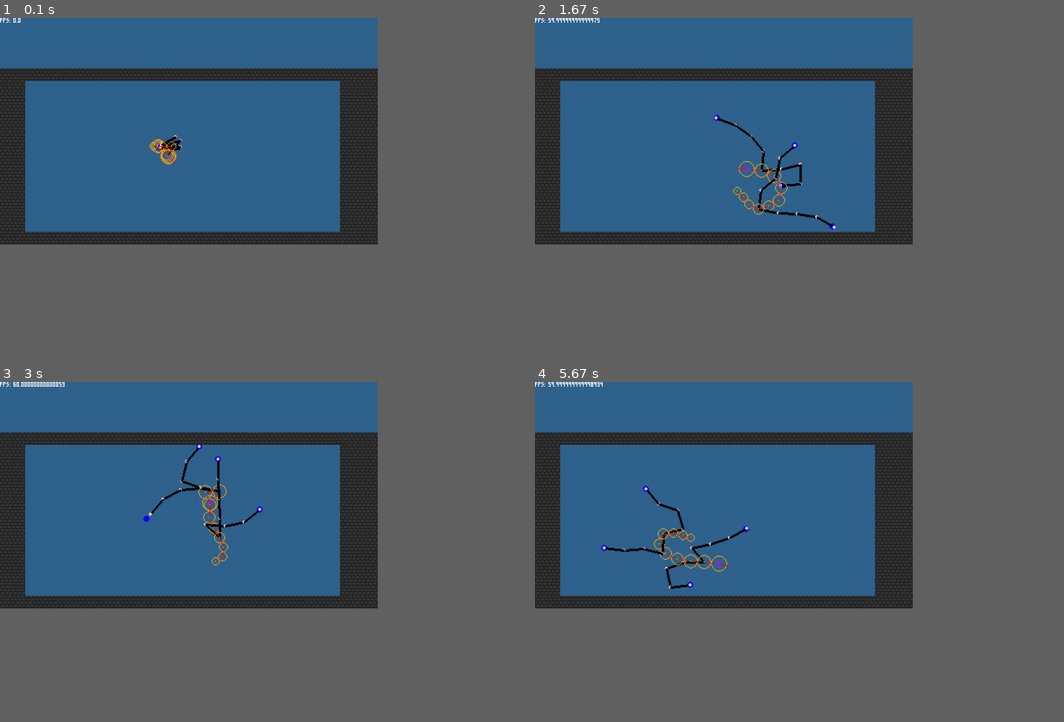
Above: before the commit, frames 1-4 (two rows, left to right).
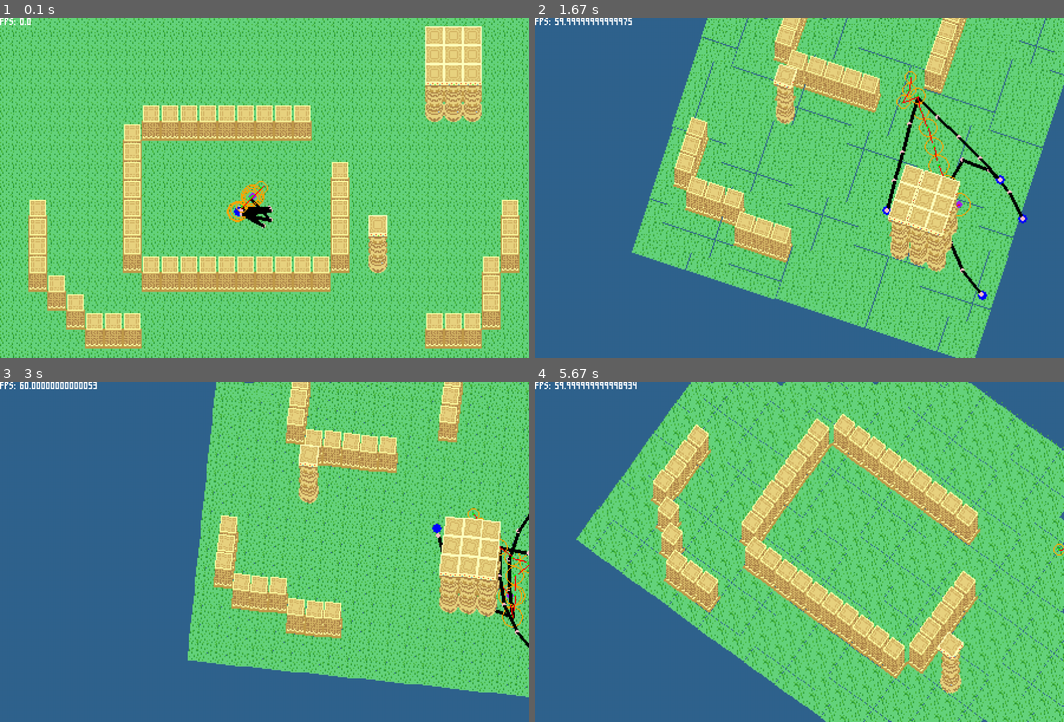
Above: after the commit, the same moments.

Repository: towella/testing-procedural-animation
Game: pygame game, started from code/main.py
Same seed, same stepped clock (60 frames per second), same inputs: the game is played once before the commit and once after it.
Inputs (mouse positions are in pixels of both pictures, inside the frame that each line leads up to):
- Up to frame 1 (0.1 s): no input
- Up to frame 2 (1.67 s): hold Right 0.33-0.8 s; move the mouse to (778, 201) at 0.37 s; hold Right 0.83-1.3 s; move the mouse to (968, 177) at 0.87 s; hold Left from 1.33 s (still down); move the mouse to (672, 191) at 1.37 s
- Up to frame 3 (3 s): release Left at 1.87 s; hold Left 1.9-2.37 s; move the mouse to (100, 501) at 1.93 s; hold Right from 2.4 s (still down); move the mouse to (343, 433) at 2.43 s
- Up to frame 4 (5.67 s): release Right at 3.03 s; hold Left 3.07-3.53 s; hold Right 3.57-4.03 s; hold Right 4.07-4.53 s; hold Left 4.57-5.1 s; hold Left 5.13-5.53 s; hold Right from 5.57 s (still down)
In our replay, the window is 642x385 before the commit and 899x578 after it. These sizes can differ from the game's own. Grey fills any space a smaller window leaves; there, only what the larger window draws over its background counts as a difference.

The runs differ from the first frame. In frame 1, 69% of the frame differs, in the area x 0-100%, y 0-100%; in frame 2, 64%; in frame 3, 60%; in frame 4, 67%.

Commit message:
Sprite Stacking
- Implemented full rotation of player and tiles around a point
- Created voxel models of simple obstacles and non collideable ground tile.
- Implemented basic tile sprite stacking, basic rotation of tile textures (need to implement caching) and y sorting.
- Has messed up pathfinding. Needs to be fixed
- ground texture rotation does not properly cover background. Needs fixing. (?Solved by caching?)

Diff:
--- a/code/game_data.py
+++ b/code/game_data.py
@@ -1,8 +1,8 @@
 tile_size = 16  # keep to prevent errors, even if game doesn't need tiles
-screen_width = 30 * tile_size  # arbitrary
+screen_width = 28 * tile_size  # arbitrary
 screen_height = 18 * tile_size  # arbitrary
 # -------- !!!SCALING FACTOR SHOULD BE A WHOLE NUMBER!!! --------
-scaling_factor = 2  # how much the screen is scaled up before blitting on display.
+scaling_factor = 3  # how much the screen is scaled up before blitting on display.
 
 game_speed = 60  # fps
 
--- a/code/level.py
+++ b/code/level.py
@@ -35,6 +35,9 @@
         self.pause = False
         self.pause_pressed = False
 
+        self.rot_value = 0  # ∆ rotation in deg
+        self.rot_rate = 3  # in deg
+
         dt = 1  # dt starts as 1 because on the first frame we can assume it is 60fps. dt = 1/60 * 60 = 1
 
         # - get level data -
@@ -42,17 +45,17 @@
         self.all_tile_sprites = pygame.sprite.Group()  # contains all tile sprites for ease of updating/scrolling
         self.all_object_sprites = pygame.sprite.Group()
 
-        # get decoration layers
-        '''self.background_layers = []  # ordered list of all background layers (in render order)
+        # get background and foreground layers
+        self.background_layers = []  # ordered list of all background layers (in render order)
         self.foreground_layers = []  # ordered list of all foreground layers (in render order)
         for layer in tmx_data.layernames:
             # layer names is in the same order from the editor so background layers will be stored in correct order and
             # rendered in that order. In order for this to work, folder name must not contain 'background' (use bg instead)
             if 'background' in layer:
-                self.background_layers.append(self.create_decoration_layer(tmx_data, layer))
+                self.background_layers.append(self.create_tile_layer(tmx_data, layer, "CollideableTile"))
             # see commenting for self.background_layers
             elif 'foreground' in layer:
-                self.foreground_layers.append(self.create_decoration_layer(tmx_data, layer))'''
+                self.foreground_layers.append(self.create_tile_layer(tmx_data, layer, "CollideableTile"))
 
         # get objects
         #self.transitions = self.create_object_layer(tmx_data, 'transitions', 'Trigger')
@@ -86,7 +89,7 @@
 
     # creates all the neccessary types of tiles seperately and places them in individual layer groups
     def create_tile_layer(self, tmx_file, layer_name, type):
-        sprite_group = pygame.sprite.Group()
+        sprite_group = []
         layer = tmx_file.get_layer_by_name(layer_name)
         tiles = layer.tiles()
         parallax = (layer.parallaxx, layer.parallaxy)
@@ -95,20 +98,20 @@
             # gets layer from tmx and creates StaticTile for every tile in the layer, putting them in both SpriteGroups
             for x, y, surface in tiles:
                 tile = StaticTile((x * tile_size, y * tile_size), (tile_size, tile_size), parallax, surface)
-                sprite_group.add(tile)
+                sprite_group.append(tile)
                 self.all_tile_sprites.add(tile)
 
         elif type == 'CollideableTile':
             for x, y, surface in tiles:
                 tile = CollideableTile((x * tile_size, y * tile_size), (tile_size, tile_size), parallax, surface)
-                sprite_group.add(tile)
+                sprite_group.append(tile)
                 self.all_tile_sprites.add(tile)
 
         elif type == 'HazardTile':
             for x, y, surface in tiles:
                 tile = HazardTile((x * tile_size, y * tile_size), (tile_size, tile_size), parallax, surface,
                                   self.player.sprite)
-                sprite_group.add(tile)
+                sprite_group.append(tile)
                 self.all_tile_sprites.add(tile)
 
         else:
@@ -203,6 +206,7 @@
 # -- check methods --
 
     def get_input(self):
+        rot_value = 0
         keys = pygame.key.get_pressed()
 
         # pause pressed prevents holding key and rapidly switching between T and F
@@ -214,12 +218,19 @@
         else:
             self.pause_pressed = False
 
+        # world rotation
+        if keys[pygame.K_LEFT]:
+            rot_value -= self.rot_rate
+        if keys[pygame.K_RIGHT]:
+            rot_value += self.rot_rate
 
         # TODO testing, remove
         if (keys[pygame.K_z] and keys[pygame.K_LSHIFT]) or self.get_controller_input('dev off'):
             self.dev_debug = False
         elif keys[pygame.K_z] or self.get_controller_input('dev on'):
             self.dev_debug = True
+
+        return rot_value
 
     # checks controller inputs and returns true or false based on passed check
     def get_controller_input(self, input_check):
@@ -236,16 +247,15 @@
                 return True
         return False
 
-# -- visual --
+# -- utilities --
 
     # draw tiles in tile group but only if in camera view (in tile.draw method)
-    def draw_tile_group(self, group):
-        for tile in group:
+    def draw_tile_layer(self, layer):
+        layer.sort(key=lambda t: t.pos[1])  # sort layer based on y position of tiles
+        # render layer
+        for tile in layer:
             # render tile
             tile.draw(self.screen_surface, self.screen_rect)
-            # TODO testing, remove
-            if self.dev_debug:
-                pygame.draw.rect(self.screen_surface, 'green', tile.hitbox, 1)
 
 # -- menus --
 
@@ -265,11 +275,12 @@
     # updates the level allowing tile scroll and displaying tiles to screen
     # order is equivalent of layers
     def update(self, dt):
+        player = self.player.sprite
         # #### INPUT > GAME(checks THEN UPDATE) > RENDER ####
         # checks deal with previous frames interactions. Update creates interactions for this frame which is then diplayed
 
         # -- INPUT --
-        self.get_input()
+        rot_value = self.get_input()
 
         # -- CHECKS (For the previous frame)  --
         if not self.pause:
@@ -290,23 +301,21 @@
             '''if player.get_respawn():
                 self.camera.focus(True)'''
 
-            # checks which collideable tiles are in screen view.
-            # TODO in function? More tile layers included? Use for tile rendering? IF ADD MORE LAYERS, CHANGE PLAYER TILES COLLISION LAYER
-            '''self.tiles_in_screen = []
-            for tile in self.collideable:
-                if tile.hitbox.colliderect(self.screen_rect):
-                    self.tiles_in_screen.append(tile)'''
-
         # -- UPDATES -- player needs to be before tiles for scroll to function properly
-            self.player.update(self.collideable, dt)  #, self.tiles_in_screen, scroll_value, self.player_spawn)
-            #self.all_sprites.update(scroll_value)'''
+            self.player.update(self.collideable, rot_value, dt)  #, self.tiles_in_screen, scroll_value, self.player_spawn)
+            scroll_value = (0, 0)  # TODO implement
+            self.all_tile_sprites.update(scroll_value, rot_value, player.get_head().get_pos())
 
         # -- RENDER --
+        #tiles_in_screen.sort(key=lambda t: t.pos[1])
+
         # Draw
-        self.player.sprite.draw()
-        if not self.dev_debug:
-            self.draw_tile_group(self.collideable)
-        #self.draw_tile_group(self.hazards)
+        for layer in self.background_layers:
+            self.draw_tile_layer(layer)
+        player.draw()
+        self.draw_tile_layer(self.collideable)
+        for layer in self.foreground_layers:
+            self.draw_tile_layer(layer)
 
         # must be after other renders to ensure menu is drawn last
         if self.pause:
@@ -319,6 +328,6 @@
                 pygame.draw.rect(self.screen_surface, 'green', tile.hitbox, 1)
                 pygame.draw.circle(self.screen_surface, 'green', tile.hitbox.center, tile.radius, 1)
             # TODO testing
-            for point in self.player.sprite.brain.path:
+            for point in player.brain.path:
                 pygame.draw.circle(self.screen_surface, 'green', point, 2)
-            pygame.draw.circle(self.screen_surface, 'pink', self.player.sprite.brain.target, 2)
+            pygame.draw.circle(self.screen_surface, 'pink', player.brain.target, 2)
--- a/code/player.py
+++ b/code/player.py
@@ -1,7 +1,7 @@
 import pygame, math
 from random import randint
 from game_data import tile_size, controller_map, screen_width, screen_height
-from support import get_angle_rad, get_angle_deg, get_distance, lerp2D
+from support import get_angle_rad, rotate_point_deg, get_distance, lerp2D
 
 
 # SET UP FOR PLATFORMER SINCE PLATFORMERS ARE HARDER TO CREATE A PLAYER FOR
@@ -160,12 +160,38 @@
         else:
             self.fabrik_forwards(target)
 
+    def apply_rotation(self, rot_value):
+        # only rotate if required
+        if rot_value != 0:
+            origin = self.head.get_pos()
+
+            # rotate target
+            self.brain.target = rotate_point_deg(self.brain.target, origin, rot_value)
+
+            # rotate pathfinding
+            path = self.brain.path
+            for node in range(len(path)):
+                path[node] = rotate_point_deg(path[node], origin, rot_value)
+
+            # rotate body segments and their legs
+            for i in range(len(self.segments)):
+                self.segments[i].set_pos(rotate_point_deg(self.segments[i].get_pos(), origin, rot_value))
+                # if has legs, rotate legs
+                if self.segments[i].has_legs:
+                    for legpair in self.segments[i].legs:
+                        for foot in range(len(legpair.feet)):
+                            legpair.feet[foot] = rotate_point_deg(legpair.feet[foot], origin, rot_value)
+                        for appendage in legpair.legs:
+                            appendage.target = rotate_point_deg(appendage.target, origin, rot_value)
+                            for joint in range(len(appendage.joints)):
+                                appendage.joints[joint] = rotate_point_deg(appendage.joints[joint], origin, rot_value)
+
     def apply_scroll(self, scroll_value):
         self.rect.x -= int(scroll_value[1])
         self.rect.y -= int(scroll_value[0])
         self.sync_hitbox()
 
-    def update(self, tiles, dt): #, scroll_value, current_spawn):
+    def update(self, tiles, rot_value, dt):  #, scroll_value, current_spawn):
 
         # respawns player if respawn has been evoked
         #if self.respawn:
@@ -175,6 +201,7 @@
         #self.get_input(dt, tiles)
 
         # -- CHECKS/UPDATE --
+
         # - update brain -
         self.brain.update(tiles)
         target = self.brain.get_target()
@@ -193,7 +220,9 @@
             else:
                 self.segments[i].update(tiles, angle)
 
-        # scroll shouldn't have collision applied, it is separate movement
+        # - update world -
+        # scroll and rotation shouldn't have collision applied, it is separate movement
+        self.apply_rotation(rot_value)
         #self.apply_scroll(scroll_value)
 
 # -- visual methods --
@@ -700,7 +729,7 @@
         # -- pathfinding --
         self.target = self.head.get_pos()
         self.path = [self.head.get_pos()]  # start path as current position (no target yet defined). Len must be > 0
-        self.path_precision = 15  # 15 !!!!! should be less than tile size !!!!!
+        self.path_precision = 14  # 15 !!!!! diagonal should be less than tile size !!!!!
 
     # -- calculate propeties --
 
--- a/code/support.py
+++ b/code/support.py
@@ -82,8 +82,25 @@
 
     return cut_tiles
 
-
 # ------------------ PROCEDURAL GRAPHICS ------------------
+
+
+def cut_sprite_stack(surface, dim):
+    layer_num = int(surface.get_height() / dim[1])
+
+    cut_layers = []
+    # keeps track of different segments of tilesheet
+    for layer in range(layer_num):
+        # x and y coords on layer img
+        x = 0
+        y = layer * dim[1]
+        # makes new surface and places segment of sheet (tile) on new surface
+        new_surf = crop(surface, x, y, dim[0], dim[1])
+        cut_layers.append(new_surf)
+
+    cut_layers.reverse()  # layers are in reverse on sprite stack sheet
+    return cut_layers
+
 
 def swap_colour(img, old_c, new_c):
     img.set_colorkey(old_c)
@@ -164,6 +181,15 @@
     return math.sqrt(x**2 + y**2)
 
 
+def rotate_point_deg(point, origin, angle):
+    rot = math.radians(angle)
+    pos = [point[0] - origin[0], point[1] - origin[1]]  # relative coordinates
+    pos = [pos[0] * math.cos(rot) - pos[1] * math.sin(rot),  # rotate
+           pos[1] * math.cos(rot) + pos[0] * math.sin(rot)]
+    pos = [pos[0] + origin[0], pos[1] + origin[1]]  # cartesian coordinates
+    return pos
+
+
 # crops a surface out of a larger surface (usefull for images)
 def crop(surf, x, y, x_size, y_size):
     handle_surf = surf.copy()
--- a/code/tiles.py
+++ b/code/tiles.py
@@ -1,18 +1,17 @@
 import pygame
-from support import import_folder
+from support import import_folder, cut_sprite_stack, rotate_point_deg
 
 
 # base tile class with block fill image and normal surface support (also used for images, i.e, one big tile)
 class StaticTile(pygame.sprite.Sprite):
     def __init__(self, pos, size, parallax, image_surface=None):
         super().__init__()
-        self.original_pos = pos
         if image_surface:
-            self.image = image_surface
+            self.images = [image_surface]
         else:
-            self.image = pygame.Surface((size[0], size[1]))  # creates tile
-            self.image.fill('grey')  # makes tile grey
-        self.rect = self.image.get_rect(topleft=pos)  # postions the rect and image
+            self.images = [pygame.Surface((size[0], size[1]))]  # creates tile
+            self.images[0].fill('grey')  # makes tile grey
+        self.rect = self.images[0].get_rect(topleft=pos)  # postions the rect and image
         self.parallax = parallax
         self.screen_width = pygame.display.Info().current_w
         self.screen_height = pygame.display.Info().current_h
@@ -26,34 +25,61 @@
             self.rect.x -= int(scroll_value[0])
             self.rect.y -= int(scroll_value[1])
 
+    def apply_rotation(self, rot_value, origin):
+        self.rect.centerx, self.rect.centery = rotate_point_deg(self.rect.center, origin, rot_value)
+        for img in range(len(self.images)):
+            self.images[img] = pygame.transform.rotate(self.images[img], rot_value)
+
     # scroll is separate to update, giving control to children of Tile class to override update
-    def update(self, scroll_value, use_parallax=False):
+    def update(self, scroll_value, rot_value, origin=(0, 0), use_parallax=False):
         self.apply_scroll(scroll_value, use_parallax)
+        if rot_value != 0:
+            self.apply_rotation(rot_value, origin)
 
     def draw(self, screen, screen_rect):
         # if the tile is within the screen, render tile
         if self.rect.colliderect(screen_rect):
-            screen.blit(self.image, self.rect)
+            screen.blit(self.images[0], self.rect)
 
 
 # terrain tile type, inherits from main tile and can be assigned an image
 class CollideableTile(StaticTile):
     def __init__(self, pos, size, parallax, surface):
         super().__init__(pos, size, parallax)  # passing in variables to parent class
-        self.image = surface  # image is passed tile surface
-        self.hitbox = self.image.get_rect()
+        self.images = cut_sprite_stack(surface, size)  # image is passed tile surface
+        self.hitbox = self.images[0].get_rect()  # TODO fix hitboxing for spritestacked tiles
         self.hitbox.topleft = pos
+        self.pos = [pos[0], pos[1]]  # used rather than rect so can use floats for precision
         self.radius = self.hitbox.width // 2  # assumes hitbox is square
+        self.rot = 0
 
     # allows all tiles to scroll at a set speed creating camera illusion
     def apply_scroll(self, scroll_value, use_parallax=False):
         if use_parallax:
-            self.rect.x -= int(scroll_value[0] * self.parallax[0])
-            self.rect.y -= int(scroll_value[1] * self.parallax[1])
+            self.pos[0] -= int(scroll_value[0] * self.parallax[0])
+            self.pos[1] -= int(scroll_value[1] * self.parallax[1])
         else:
-            self.rect.x -= int(scroll_value[0])
-            self.rect.y -= int(scroll_value[1])
-        self.hitbox.midbottom = self.rect.midbottom
+            self.pos[0] -= int(scroll_value[0])
+            self.pos[1] -= int(scroll_value[1])
+        self.hitbox.center = self.pos
+
+    def apply_rotation(self, rot_value, origin):
+        self.pos = rotate_point_deg(self.pos, origin, rot_value)
+        self.rot -= rot_value
+        self.hitbox.center = self.pos
+
+    # scroll is separate to update, giving control to children of Tile class to override update
+    def update(self, scroll_value, rot_value, origin=(0, 0), use_parallax=False):
+        self.apply_scroll(scroll_value, use_parallax)
+        if rot_value != 0:
+            self.apply_rotation(rot_value, origin)
+
+    def draw(self, screen, screen_rect):
+        if self.hitbox.colliderect(screen_rect):
+            # stack images
+            for img in range(len(self.images)):
+                surf = pygame.transform.rotate(self.images[img], self.rot)
+                screen.blit(surf, (self.pos[0] - surf.get_width()//2, self.pos[1] - surf.get_height()//2 - img))
 
 
 class HazardTile(CollideableTile):
--- a/rooms/tiled_rooms/room_0.tmx
+++ b/rooms/tiled_rooms/room_0.tmx
@@ -1,6 +1,7 @@
 <?xml version="1.0" encoding="UTF-8"?>
-<map version="1.9" tiledversion="1.9.0" orientation="orthogonal" renderorder="right-down" width="30" height="19" tilewidth="16" tileheight="16" infinite="0" nextlayerid="5" nextobjectid="3">
+<map version="1.9" tiledversion="1.9.0" orientation="orthogonal" renderorder="right-down" width="30" height="19" tilewidth="16" tileheight="16" infinite="0" nextlayerid="6" nextobjectid="3">
  <tileset firstgid="1" source="../../assets/level_assets/tiles/tile_set_template/tile_set_template.tsx"/>
+ <tileset firstgid="101" source="../tiled_tilesets/sprite stack test.tsx"/>
  <group id="3" name="systems">
   <objectgroup id="2" name="spawns">
    <object id="2" template="../tiled_templates/Spawn.tx" name="initial" class="Spawn" x="202" y="164">
@@ -11,27 +12,50 @@
   </objectgroup>
  </group>
  <group id="4" name="visuals">
+  <layer id="5" name="ground (background)" class="CollideableTile" width="30" height="19">
+   <data encoding="csv">
+102,102,102,102,102,102,102,102,102,102,102,102,102,102,102,102,102,102,102,102,102,102,102,102,102,102,102,102,102,102,
+102,102,102,102,102,102,102,102,102,102,102,102,102,102,102,102,102,102,102,102,102,102,102,102,102,102,102,102,102,102,
+102,102,102,102,102,102,102,102,102,102,102,102,102,102,102,102,102,102,102,102,102,102,102,102,102,102,102,102,102,102,
+102,102,102,102,102,102,102,102,102,102,102,102,102,102,102,102,102,102,102,102,102,102,102,102,102,102,102,102,102,102,
+102,102,102,102,102,102,102,102,102,102,102,102,102,102,102,102,102,102,102,102,102,102,102,102,102,102,102,102,102,102,
+102,102,102,102,102,102,102,102,102,102,102,102,102,102,102,102,102,102,102,102,102,102,102,102,102,102,102,102,102,102,
+102,102,102,102,102,102,102,102,102,102,102,102,102,102,102,102,102,102,102,102,102,102,102,102,102,102,102,102,102,102,
+102,102,102,102,102,102,102,102,102,102,102,102,102,102,102,102,102,102,102,102,102,102,102,102,102,102,102,102,102,102,
+102,102,102,102,102,102,102,102,102,102,102,102,102,102,102,102,102,102,102,102,102,102,102,102,102,102,102,102,102,102,
+102,102,102,102,102,102,102,102,102,102,102,102,102,102,102,102,102,102,102,102,102,102,102,102,102,102,102,102,102,102,
+102,102,102,102,102,102,102,102,102,102,102,102,102,102,102,102,102,102,102,102,102,102,102,102,102,102,102,102,102,102,
+102,102,102,102,102,102,102,102,102,102,102,102,102,102,102,102,102,102,102,102,102,102,102,102,102,102,102,102,102,102,
+102,102,102,102,102,102,102,102,102,102,102,102,102,102,102,102,102,102,102,102,102,102,102,102,102,102,102,102,102,102,
+102,102,102,102,102,102,102,102,102,102,102,102,102,102,102,102,102,102,102,102,102,102,102,102,102,102,102,102,102,102,
+102,102,102,102,102,102,102,102,102,102,102,102,102,102,102,102,102,102,102,102,102,102,102,102,102,102,102,102,102,102,
+102,102,102,102,102,102,102,102,102,102,102,102,102,102,102,102,102,102,102,102,102,102,102,102,102,102,102,102,102,102,
+102,102,102,102,102,102,102,102,102,102,102,102,102,102,102,102,102,102,102,102,102,102,102,102,102,102,102,102,102,102,
+102,102,102,102,102,102,102,102,102,102,102,102,102,102,102,102,102,102,102,102,102,102,102,102,102,102,102,102,102,102,
+102,102,102,102,102,102,102,102,102,102,102,102,102,102,102,102,102,102,102,102,102,102,102,102,102,102,102,102,102,102
+</data>
+  </layer>
   <layer id="1" name="collideable" class="CollideableTile" width="30" height="19">
    <data encoding="csv">
 0,0,0,0,0,0,0,0,0,0,0,0,0,0,0,0,0,0,0,0,0,0,0,0,0,0,0,0,0,0,
 0,0,0,0,0,0,0,0,0,0,0,0,0,0,0,0,0,0,0,0,0,0,0,0,0,0,0,0,0,0,
 0,0,0,0,0,0,0,0,0,0,0,0,0,0,0,0,0,0,0,0,0,0,0,0,0,0,0,0,0,0,
-0,0,0,0,0,0,0,0,0,0,0,0,0,0,0,0,0,0,0,0,0,0,0,0,0,0,0,0,0,0,
-62,62,62,62,62,62,62,62,62,62,62,62,62,62,62,62,62,62,62,62,62,62,62,62,62,62,62,62,62,62,
-62,62,0,0,0,0,0,0,0,0,0,0,0,0,0,0,0,0,0,0,0,0,0,0,0,0,0,62,62,62,
-62,62,0,0,0,0,0,0,0,0,0,0,0,0,0,0,0,0,0,0,0,0,0,0,0,0,0,62,62,62,
-62,62,0,0,0,0,0,0,0,0,0,0,0,0,0,0,0,0,0,0,0,0,0,0,0,0,0,62,62,62,
-62,62,0,0,0,0,0,0,0,0,0,0,0,0,0,0,0,0,0,0,0,0,0,0,0,0,0,62,62,62,
-62,62,0,0,0,0,0,0,0,0,0,0,0,0,0,0,0,0,0,0,0,0,0,0,0,0,0,62,62,62,
-62,62,0,0,0,0,0,0,0,0,0,0,0,0,0,0,0,0,0,0,0,0,0,0,0,0,0,62,62,62,
-62,62,0,0,0,0,0,0,0,0,0,0,0,0,0,0,0,0,0,0,0,0,0,0,0,0,0,62,62,62,
-62,62,0,0,0,0,0,0,0,0,0,0,0,0,0,0,0,0,0,0,0,0,0,0,0,0,0,62,62,62,
-62,62,0,0,0,0,0,0,0,0,0,0,0,0,0,0,0,0,0,0,0,0,0,0,0,0,0,62,62,62,
-62,62,0,0,0,0,0,0,0,0,0,0,0,0,0,0,0,0,0,0,0,0,0,0,0,0,0,62,62,62,
-62,62,0,0,0,0,0,0,0,0,0,0,0,0,0,0,0,0,0,0,0,0,0,0,0,0,0,62,62,62,
-62,62,0,0,0,0,0,0,0,0,0,0,0,0,0,0,0,0,0,0,0,0,0,0,0,0,0,62,62,62,
-62,62,62,62,62,62,62,62,62,62,62,62,62,62,62,62,62,62,62,62,62,62,62,62,62,62,62,62,62,62,
-62,62,62,62,62,62,62,62,62,62,62,62,62,62,62,62,62,62,62,62,62,62,62,62,62,62,62,62,62,62
+0,0,0,0,0,0,0,0,0,0,0,0,0,0,0,0,0,0,0,0,0,0,0,103,103,103,0,0,0,0,
+0,0,0,0,0,0,0,0,0,0,0,0,0,0,0,0,0,0,0,0,0,0,0,103,103,103,0,0,0,0,
+0,0,0,0,0,0,0,0,0,0,0,0,0,0,0,0,0,0,0,0,0,0,0,103,103,103,0,0,0,0,
+0,0,0,0,0,0,0,0,2147483749,2147483749,2147483749,2147483749,2147483749,2147483749,2147483749,2147483749,2147483749,0,0,0,0,0,0,0,0,0,0,0,0,0,
+0,0,0,0,0,0,0,2147483749,0,0,0,0,0,0,0,0,0,0,0,0,0,0,0,0,0,0,0,0,0,0,
+0,0,0,0,0,0,0,2147483749,0,0,0,0,0,0,0,0,0,0,0,0,0,0,0,0,0,0,0,0,0,0,
+0,0,0,0,0,0,0,2147483749,0,0,0,0,0,0,0,0,0,0,2147483749,0,0,0,0,0,0,0,0,0,0,0,
+0,0,0,0,0,0,0,2147483749,0,0,0,0,0,0,0,0,0,0,2147483749,0,0,0,0,0,0,0,0,0,0,0,
+0,0,101,0,0,0,0,2147483749,0,0,0,0,0,0,0,0,0,0,2147483749,0,0,0,0,0,0,0,0,101,0,0,
+0,0,101,0,0,0,0,2147483749,0,0,0,0,0,0,0,0,0,0,2147483749,0,0,0,0,0,0,0,0,101,0,0,
+0,0,101,0,0,0,0,2147483749,0,0,0,0,0,0,0,0,0,0,2147483749,0,103,0,0,0,0,0,0,101,0,0,
+0,0,101,0,0,0,0,0,2147483749,2147483749,2147483749,2147483749,2147483749,2147483749,2147483749,2147483749,2147483749,2147483749,0,0,0,0,0,0,0,0,101,0,0,0,
+0,0,0,101,0,0,0,0,0,0,0,0,0,0,0,0,0,0,0,0,0,0,0,0,0,0,101,0,0,0,
+0,0,0,0,101,0,0,0,0,0,0,0,0,0,0,0,0,0,0,0,0,0,0,0,0,0,101,0,0,0,
+0,0,0,0,0,101,101,101,0,0,0,0,0,0,0,0,0,0,0,0,0,0,0,101,101,101,0,0,0,0,
+0,0,0,0,0,0,0,0,0,0,0,0,0,0,0,0,0,0,0,0,0,0,0,0,0,0,0,0,0,0
 </data>
   </layer>
  </group>
--- /dev/null
+++ b/rooms/tiled_tilesets/sprite stack test.tsx
@@ -0,0 +1,13 @@
+<?xml version="1.0" encoding="UTF-8"?>
+<tileset version="1.9" tiledversion="1.9.0" name="sprite stack test" tilewidth="16" tileheight="16" tilecount="3" columns="0">
+ <grid orientation="orthogonal" width="1" height="1"/>
+ <tile id="0" x="0" y="0" width="16" height="16" class="block1">
+  <image width="16" height="256" source="../../assets/level_assets/tiles/tile stacks/block1.png"/>
+ </tile>
+ <tile id="1" x="0" y="64" width="16" height="16">
+  <image width="16" height="96" source="../../assets/level_assets/tiles/tile stacks/grass.png"/>
+ </tile>
+ <tile id="2" x="0" y="0" width="16" height="16">
+  <image width="16" height="544" source="../../assets/level_assets/tiles/tile stacks/pillar.png"/>
+ </tile>
+</tileset>
Not shown, changed: TODO
Binary file added: assets/level_assets/tiles/tile stacks/block1.png
Binary file added: assets/level_assets/tiles/tile stacks/grass.png
Binary file added: assets/level_assets/tiles/tile stacks/pillar.png
Not shown, added: assets/level_assets/models/collideable/block1.vox
Not shown, added: assets/level_assets/models/collideable/pillar.vox
Not shown, added: assets/level_assets/models/ground/grass.vox
Not shown, changed: rooms/snek-procedural-animation.tiled-session
